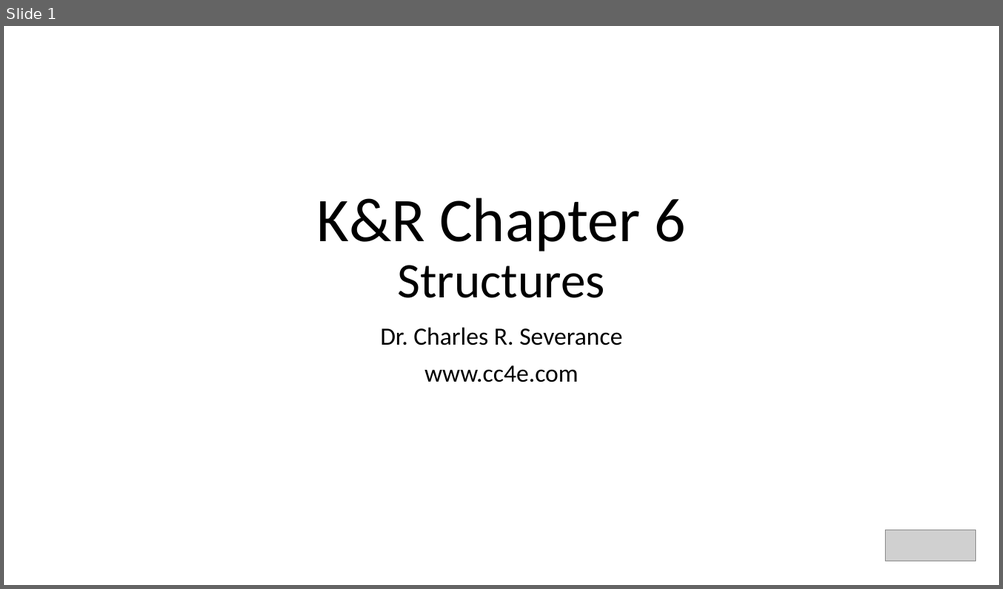
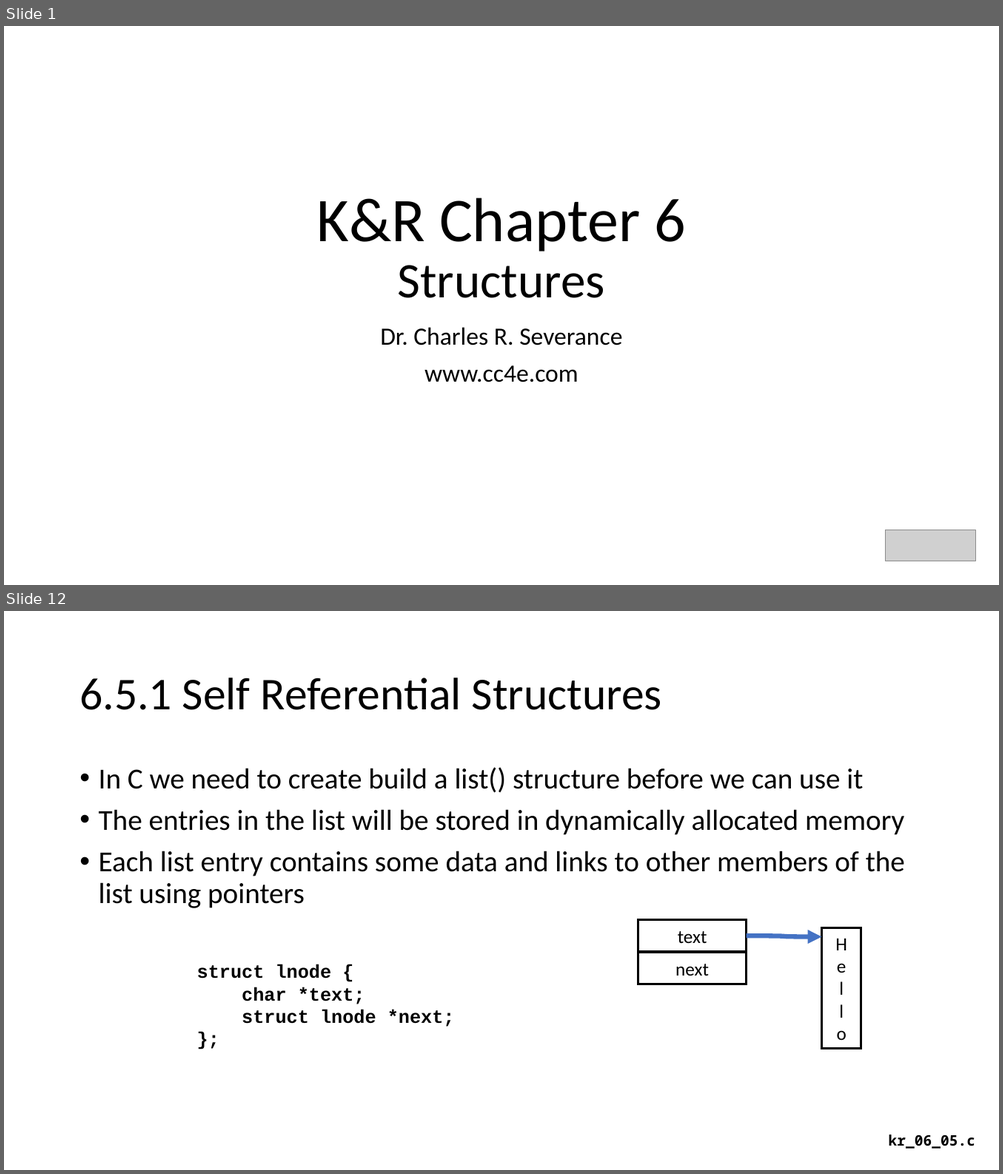
Before and after one commit to csev/cc4e, a slide deck: lectures/KR-6.pptx. Shown one above the other, each under a label of ours: slide 1 before the commit, slides 1 and 12 after it; the slides between them are not shown. The pictures are 1003x589 and 1003x1174 pixels, drawn with LibreOffice and Linux fonts; fonts in the diff are those of the drawing; grey boxes stand for pictures. Boxes give left, top, right and bottom in pixels: in the first picture for what was removed or moved away, otherwise in the second. Text is boxed around its words. In the diff, an @@ line names an element or a change of style, - is before the commit and + after.

```diff
--- a/lectures/KR-6.pptx
+++ b/lectures/KR-6.pptx
@@ slide 12 added at bbox=[4, 611, 999, 1170], background #FFFFFF @@
@@ title added at bbox=[79, 678, 662, 710], 44 pt, text #000000 @@
+6.5.1 Self Referential Structures
@@ text added at bbox=[99, 767, 905, 908], 28 pt, text #000000 @@
+• In C we need to create build a list() structure before we can use it
+• The entries in the list will be stored in dynamically allocated memory
+• Each list entry contains some data and links to other members of the list using pointers
@@ rectangle added at bbox=[638, 920, 746, 952], outline #000000 2.25 pt, 18 pt, text #000000 @@
+text
@@ curved arrow added from (746, 937) to (822, 937), #4472C4 4.5 pt @@
@@ rectangle added at bbox=[822, 928, 861, 1049], outline #000000 2.25 pt, 18 pt, text #000000 @@
+H
+e
+l
+l
+o
@@ text added at bbox=[197, 965, 455, 1027], 18 pt, text #000000, bold @@
+struct lnode {
+char *text;
+struct lnode *next;
+};
@@ rectangle added at bbox=[638, 953, 746, 985], outline #000000 2.25 pt, 18 pt, text #000000 @@
+next
@@ text added at bbox=[888, 1135, 976, 1149], 14 pt, text #000000, bold @@
+kr_06_05.c
```
Also in this commit, not shown: 1 slide changed, 32 other slides added, 1 slide removed, 8 other files.
